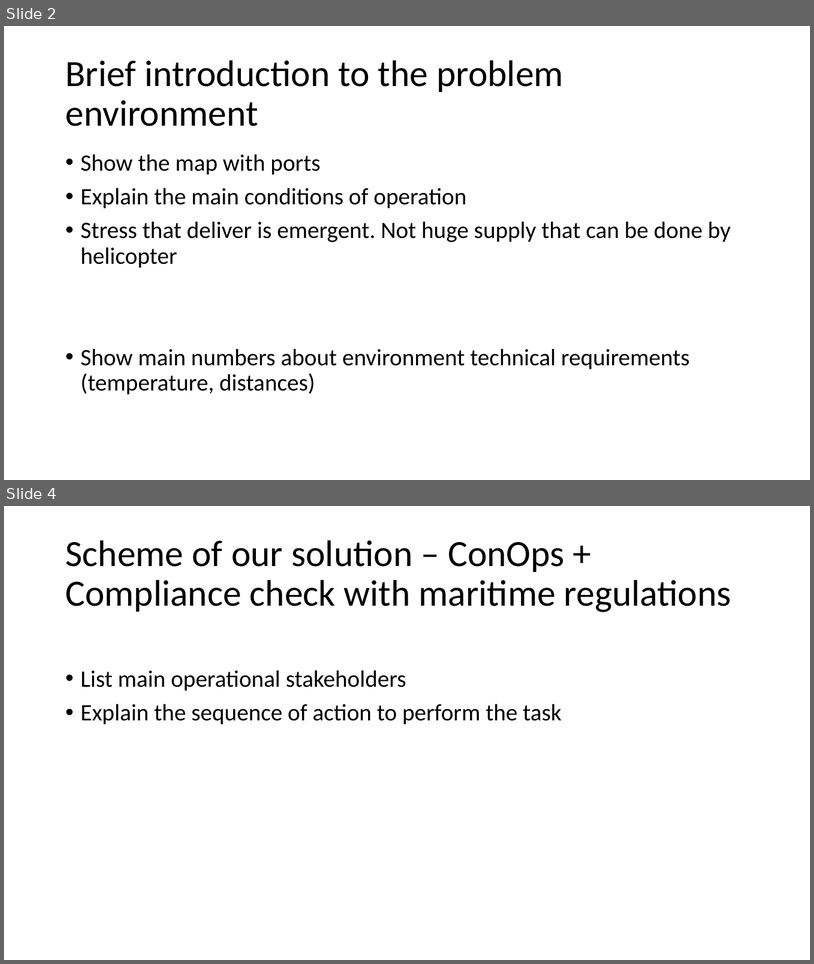
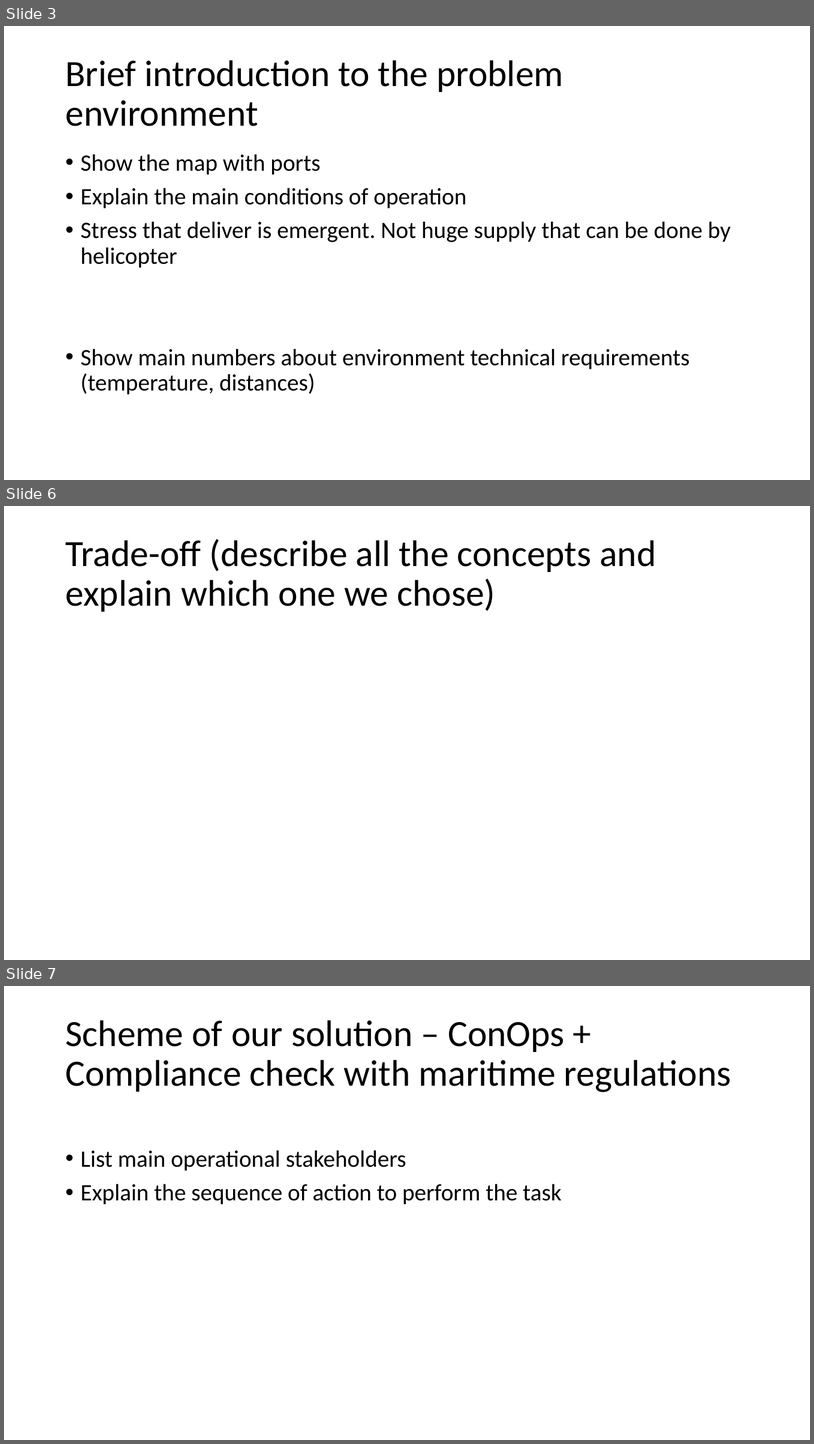
Before and after one commit to polonnikovasvetlana/SE_UAVArcticDelivery_Team5, a slide deck: PDR/PDR_pres.pptx. Shown one above the other, each under a label of ours: slides 2 and 4 before the commit, slides 3, 6 and 7 after it; the slides between them are not shown. The pictures are 814x964 and 814x1444 pixels, drawn with LibreOffice and Linux fonts; fonts in the diff are those of the drawing. Boxes give left, top, right and bottom in pixels: in the first picture for what was removed or moved away, otherwise in the second. Text is boxed around its words. In the diff, an @@ line names an element or a change of style, - is before the commit and + after.

```diff
--- a/PDR/PDR_pres.pptx
+++ b/PDR/PDR_pres.pptx
@@ slide 6 added at (x1=4, y1=506, x2=810, y2=960), background #FFFFFF @@
@@ title added at (x1=65, y1=539, x2=656, y2=612), 44 pt, text #000000 @@
+Trade-off (describe all the concepts and explain which one we chose)
@@ what was slide 2 is now slide 3 @@
@@ what was slide 4 is now slide 7 @@
```
Also in this commit, not shown: 2 slides changed, 3 other slides added, 1 slide removed, 9 other files.
